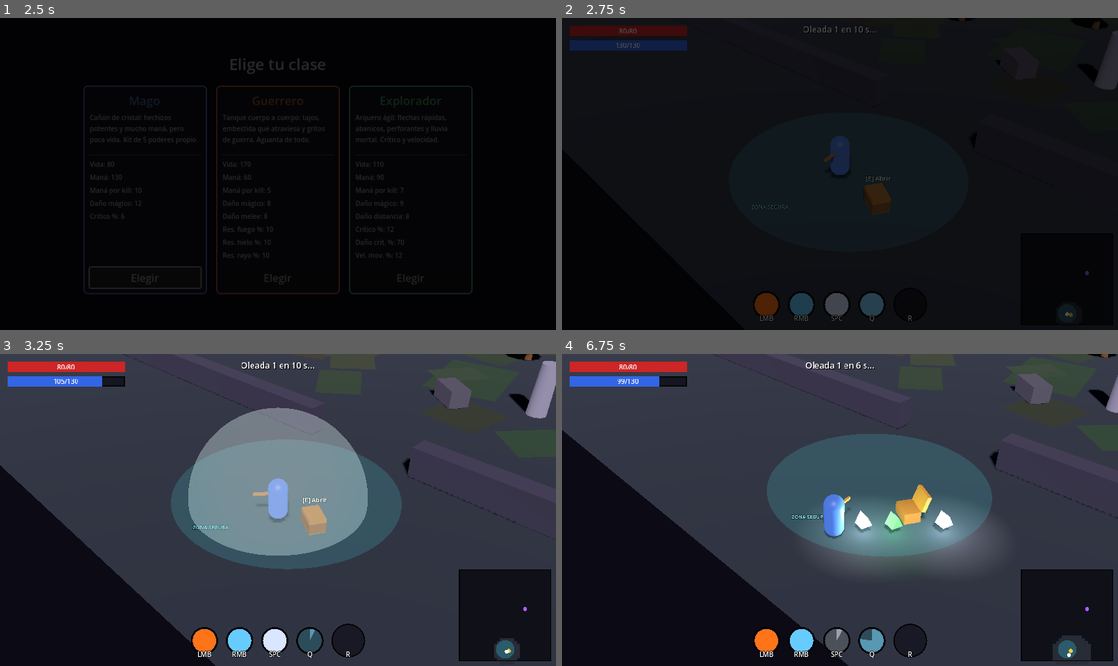
Above: before the commit, frames 1-4 (two rows, left to right).
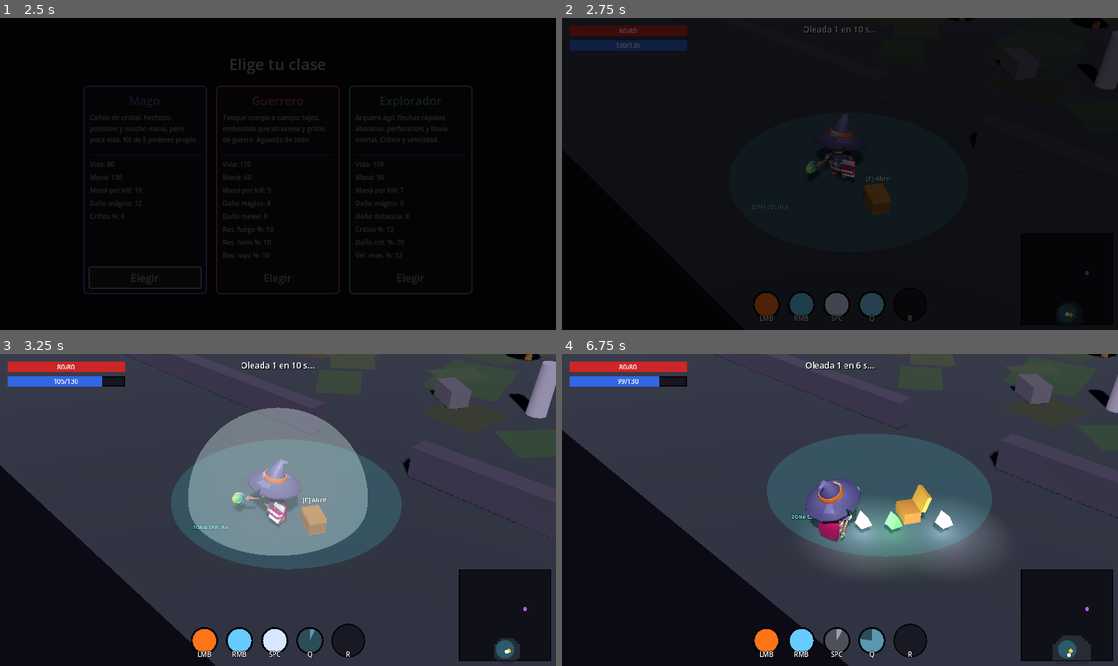
Above: after the commit, the same moments.

Repository: meatxsucks/godot-game
Game: Godot game, scene res://scenes/ui/MainMenu.tscn
Two runs of this game, one before a commit and one after it. Both use one fixed random seed, a clock stepped at 60 frames per second and the inputs below.
Inputs (mouse positions are in pixels of both pictures, inside the frame that each line leads up to):
- Up to frame 1 (2.5 s): click "Comenzar" at 0.5 s; move the mouse to (400, 158) at 1.27 s; hold D (move_right) 1.28-2 s; tap Space (ability_dash) at 1.35 s; click "Elegir" at 2 s
- Up to frame 2 (2.75 s): no input
- Up to frame 3 (3.25 s): move the mouse to (166, 525) at 2.77 s; hold S (move_down) from 2.78 s (still down); tap Q (ability_nova) at 2.85 s
- Up to frame 4 (6.75 s): move the mouse to (895, 441) at 3.52 s; release S (move_down) at 3.53 s; hold D (move_right) 3.53-4.28 s; tap R (ability_super) at 3.6 s; move the mouse to (812, 572) at 4.27 s; hold W (move_up) 4.28-5.03 s; click (812, 572) at 4.35 s; move the mouse to (1006, 556) at 5.02 s; hold A (move_left) 5.03-6.53 s; right-click (1006, 556) at 5.1 s; move the mouse to (673, 463) at 5.77 s; tap E (interact) at 5.85 s; move the mouse to (867, 510) at 6.52 s; hold S (move_down) from 6.53 s (still down); tap Space (ability_dash) at 6.6 s

Frame 1 is identical in both runs. In frame 2, 0.6% of the frame differs, in the area x 43-53%, y 30-52%; in frame 3, 1.1%; in frame 4, 1.4%, in the area x 43-54%, y 39-61%.

Commit message:
Personajes KayKit Adventurers animados por clase + fix del super en el HUD
- assets/kaykit/: Mage, Knight y Rogue (CC0, licencia incluida) con 76
  animaciones cada uno
- El player instancia el modelo de su clase bajo Visual (rotado 180),
  oculta los placeholders y anima: idle/correr por velocidad, ataque al
  castear (Spellcast/Slice/Ranged por clase) y Death_A al morir, con
  fallback a la cápsula si el GLB no carga
- Fix: Ability.is_super — el círculo de carga de stamina del HUD ahora
  funciona con los supers de Guerrero y Explorador (antes solo meteoros);
  assert nuevo en KitSmoke
- Fix sintaxis en boss.gd (texto accidental tras add_child)

Diff:
--- a/scripts/abilities/ability.gd
+++ b/scripts/abilities/ability.gd
@@ -23,6 +23,9 @@
 var hold_to_cast: bool = false
 ## Elemento que entrena esta habilidad (skill estilo Tibia). &"" = ninguno.
 var element: StringName = &""
+## true = es el SUPER de la clase (usa la barra de stamina, no cooldown).
+## El HUD lo usa para mostrar el círculo de carga en cualquier kit.
+var is_super: bool = false
 
 ## Descuento de cooldown generado por el último casteo (ej. legendario
 ## "Cascada Crítica"). El player lo consume al armar el timer del slot.
--- a/scripts/abilities/arrow_rain_ability.gd
+++ b/scripts/abilities/arrow_rain_ability.gd
@@ -13,6 +13,7 @@
 	cooldown = 1.0
 	mana_cost = 0.0
 	element = &"ranged"
+	is_super = true
 
 func _can_cast(player) -> bool:
 	return player.super_charge >= player.SUPER_MAX
--- a/scripts/abilities/meteor_storm_ability.gd
+++ b/scripts/abilities/meteor_storm_ability.gd
@@ -14,6 +14,7 @@
 	cooldown = 1.0
 	mana_cost = 0.0
 	element = &"fire"
+	is_super = true
 
 func _can_cast(player) -> bool:
 	return player.super_charge >= player.SUPER_MAX
--- a/scripts/abilities/whirlwind_ability.gd
+++ b/scripts/abilities/whirlwind_ability.gd
@@ -13,6 +13,7 @@
 	cooldown = 1.0
 	mana_cost = 0.0
 	element = &"melee"
+	is_super = true
 
 func _can_cast(player) -> bool:
 	return player.super_charge >= player.SUPER_MAX
--- a/scripts/core/game_state.gd
+++ b/scripts/core/game_state.gd
@@ -8,6 +8,8 @@
 		"name": "Mago",
 		"desc": "Cañón de cristal: hechizos potentes y mucho maná, pero poca vida. Kit de 5 poderes propio.",
 		"color": Color(0.45, 0.6, 1.0),
+		"model": "res://assets/kaykit/Mage.glb",
+		"anims": {"idle": "Idle", "run": "Running_A", "attack": "Spellcast_Shoot", "death": "Death_A"},
 		"stats": {
 			&"max_health": 80.0,
 			&"max_mana": 130.0,
@@ -20,6 +22,8 @@
 		"name": "Guerrero",
 		"desc": "Tanque cuerpo a cuerpo: tajos, embestida que atraviesa y gritos de guerra. Aguanta de todo.",
 		"color": Color(1.0, 0.5, 0.3),
+		"model": "res://assets/kaykit/Knight.glb",
+		"anims": {"idle": "Idle", "run": "Running_A", "attack": "1H_Melee_Attack_Slice_Horizontal", "death": "Death_A"},
 		"stats": {
 			&"max_health": 170.0,
 			&"max_mana": 60.0,
@@ -35,6 +39,8 @@
 		"name": "Explorador",
 		"desc": "Arquero ágil: flechas rápidas, abanicos, perforantes y lluvia mortal. Crítico y velocidad.",
 		"color": Color(0.4, 0.9, 0.5),
+		"model": "res://assets/kaykit/Rogue.glb",
+		"anims": {"idle": "Idle", "run": "Running_A", "attack": "1H_Ranged_Shoot", "death": "Death_A"},
 		"stats": {
 			&"max_health": 110.0,
 			&"max_mana": 90.0,
--- a/scripts/player/player_controller.gd
+++ b/scripts/player/player_controller.gd
@@ -51,6 +51,11 @@
 var _dead: bool = false
 var _body_material: StandardMaterial3D
 var _body_color: Color
+
+## Modelo KayKit de la clase (si cargó) y sus animaciones.
+var _model_anim: AnimationPlayer = null
+var _anims: Dictionary = {}
+var _attack_lock: float = 0.0
 
 ## UI / HUD puede conectarse a estas señales.
 signal stats_changed
@@ -77,8 +82,29 @@
 	_body_color = _body_material.albedo_color
 	body_mesh.set_surface_override_material(0, _body_material)
 
+	_setup_model()
 	_emit_resource_signals()
 	stats_changed.emit()
+
+## Modelo KayKit animado de la clase. Si no carga, queda la cápsula placeholder.
+func _setup_model() -> void:
+	var def: Dictionary = Game.class_def(Game.selected_class)
+	var path: String = def.get("model", "")
+	if path == "" or not ResourceLoader.exists(path):
+		return
+	var scene = load(path)
+	if scene == null:
+		return
+	var model: Node3D = scene.instantiate()
+	visual.add_child(model)
+	model.rotation.y = PI # KayKit mira +Z; nuestro Visual apunta -Z al cursor
+	_model_anim = model.find_child("AnimationPlayer", true, false)
+	_anims = def.get("anims", {})
+	# Placeholders fuera (el Wand queda invisible como marcador de spawn).
+	$Visual/Body.visible = false
+	wand.visible = false
+	if _model_anim and _anims.has("idle"):
+		_model_anim.play(_anims["idle"])
 
 func _physics_process(delta: float) -> void:
 	if _dead:
@@ -87,6 +113,28 @@
 	_move(delta)
 	_aim_at_mouse()
 	_update_abilities(delta)
+	_update_animation(delta)
+
+## Idle/correr según la velocidad; el ataque tiene prioridad breve.
+func _update_animation(delta: float) -> void:
+	if _model_anim == null or _dead:
+		return
+	if _attack_lock > 0.0:
+		_attack_lock -= delta
+		return
+	var moving := Vector2(velocity.x, velocity.z).length() > 0.5
+	var target: String = _anims.get("run", "") if moving else _anims.get("idle", "")
+	if target != "" and _model_anim.current_animation != target:
+		_model_anim.play(target, 0.15)
+
+func _play_attack_animation() -> void:
+	if _model_anim == null:
+		return
+	var attack: String = _anims.get("attack", "")
+	if attack == "":
+		return
+	_model_anim.play(attack, 0.1)
+	_attack_lock = minf(_model_anim.current_animation_length, 0.45)
 
 # --- Movimiento -----------------------------------------------------------
 
@@ -207,6 +255,7 @@
 	if not ability.execute(self):
 		return
 	_emit_resource_signals()
+	_play_attack_animation()
 	# Entrenamiento estilo Tibia: cada casteo da XP a su elemento y a Magia.
 	if ability.element != &"":
 		stats.skills.add_xp(ability.element, 2.0)
@@ -305,10 +354,13 @@
 
 func _die() -> void:
 	_dead = true
-	# Caída dramática del mago; el HUD muestra el Game Over (señal died).
-	var tween := create_tween()
-	tween.tween_property(visual, "rotation:x", -PI / 2.0, 0.5) \
-		.set_trans(Tween.TRANS_BOUNCE).set_ease(Tween.EASE_OUT)
+	# Animación de muerte del modelo; caída con tween como fallback.
+	if _model_anim and _anims.has("death"):
+		_model_anim.play(_anims["death"], 0.1)
+	else:
+		var tween := create_tween()
+		tween.tween_property(visual, "rotation:x", -PI / 2.0, 0.5) \
+			.set_trans(Tween.TRANS_BOUNCE).set_ease(Tween.EASE_OUT)
 	died.emit()
 
 # --- Loteo / inventario -----------------------------------------------------
--- a/scripts/ui/hud.gd
+++ b/scripts/ui/hud.gd
@@ -65,7 +65,7 @@
 		slot.ability_color = ability.color
 		slot.key_label = ability.key_label
 		slot.tooltip_text = ability.display_name
-		if ability.id == &"meteor_storm":
+		if ability.is_super:
 			slot.charge_ratio = 0.0
 			slot.custom_minimum_size = Vector2(54, 54)
 		ability_bar.add_child(slot)
--- a/tests/kit_smoke.gd
+++ b/tests/kit_smoke.gd
@@ -10,6 +10,8 @@
 		for ability in kit:
 			assert(ability.display_name != "", "habilidad con nombre en %s" % cls)
 			assert(ability.key_label != "", "habilidad con tecla en %s" % cls)
+		# El slot 5 es el SUPER en TODOS los kits (el HUD muestra su carga).
+		assert(kit[4].is_super, "el slot 5 de %s es el super" % cls)
 
 	# El kit del Guerrero entrena melee y sus stats de clase aplican.
 	Game.selected_class = &"warrior"
Binary file added: assets/kaykit/Knight.glb
Not shown, added: assets/kaykit/Knight.glb.import
Binary file added: assets/kaykit/Knight_knight_texture.png
Not shown, added: assets/kaykit/Knight_knight_texture.png.import
Not shown, added: assets/kaykit/LICENSE.txt
Binary file added: assets/kaykit/Mage.glb
Not shown, added: assets/kaykit/Mage.glb.import
Binary file added: assets/kaykit/Mage_mage_texture.png
Not shown, added: assets/kaykit/Mage_mage_texture.png.import
Binary file added: assets/kaykit/Rogue.glb
Not shown, added: assets/kaykit/Rogue.glb.import
Binary file added: assets/kaykit/Rogue_rogue_texture.png
(and 3 more such lines)
